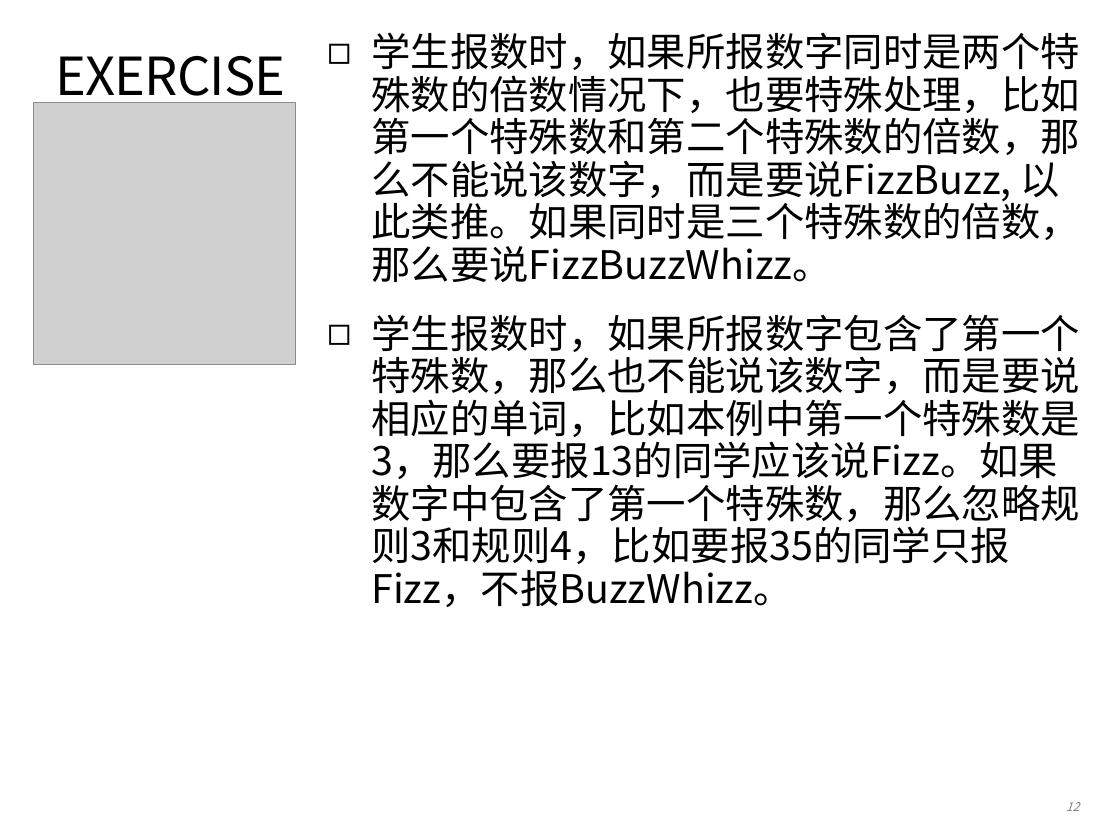
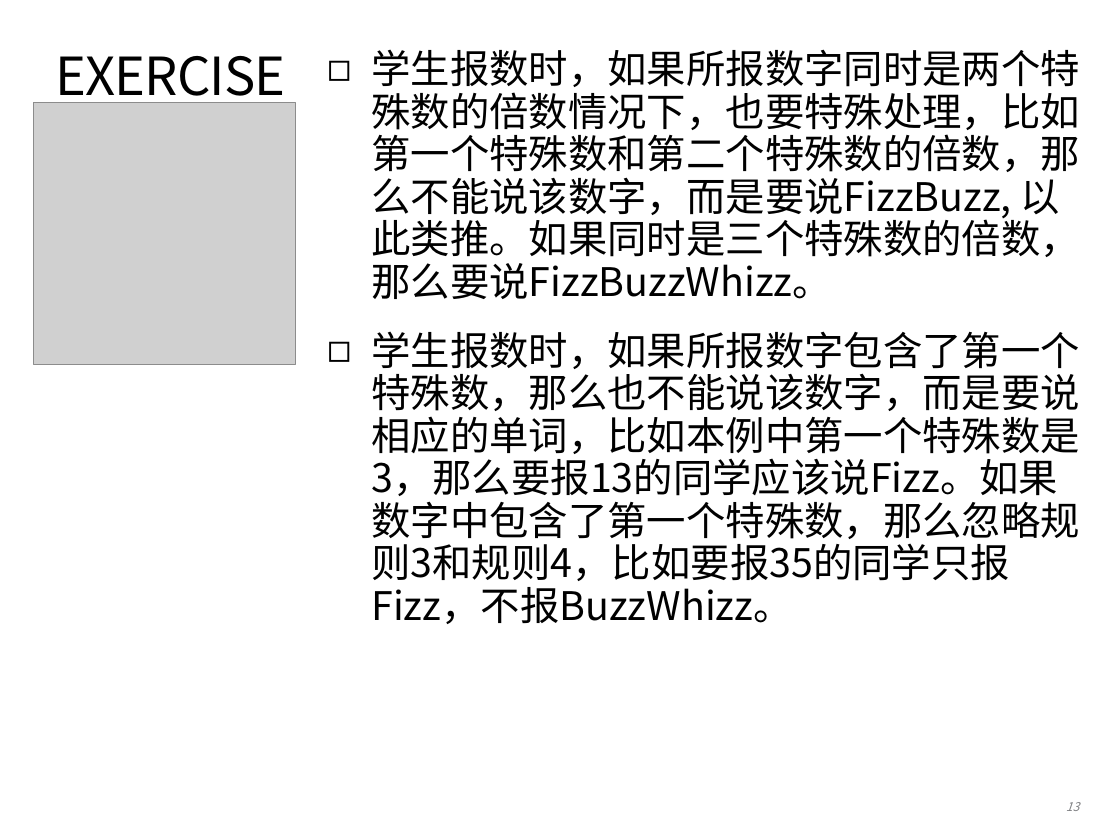
Before and after one commit to coney/c-training, a slide deck: slide 13 of UT/01 C Unit Testing.pptx (slide 12 before the commit). Drawn at 1120x840 pixels with LibreOffice and Linux fonts; fonts in the diff are those of the drawing; grey boxes stand for pictures. Boxes give left, top, right and bottom in pixels: in the first picture for what was removed or moved away, otherwise in the second. Text is boxed around its words. In the diff, an @@ line names an element or a change of style, - is before the commit and + after.

```diff
--- a/UT/01 C Unit Testing.pptx
+++ b/UT/01 C Unit Testing.pptx
@@ text "学生报数时，如果所报数字同时是两个特殊数的倍数情况下，也要特殊处理，比如第一个特殊数和第二个特殊数的倍数，那么不能说该数 ..." moved from (x1=371, y1=32, x2=1080, y2=607) to (x1=371, y1=49, x2=1080, y2=624) @@
```
Also in this commit, not shown: 2 other slides changed, 1 slide added, 1 other file.
